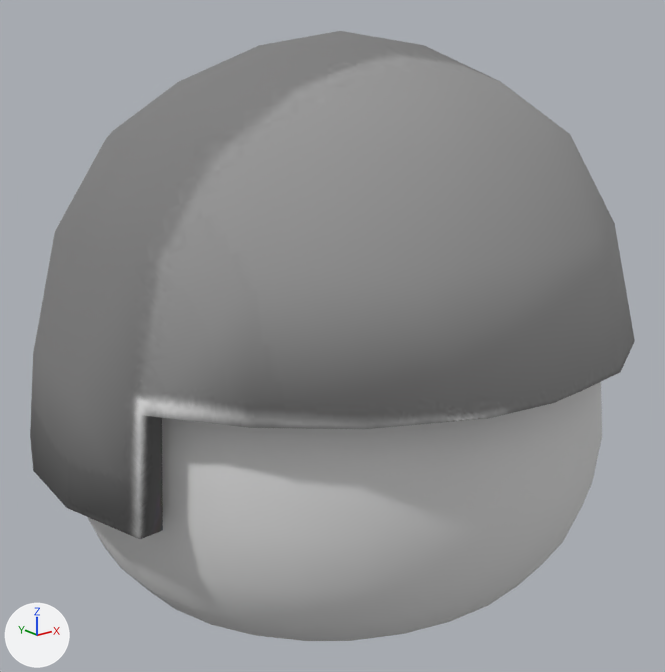
One commit to the glTF model public/Slime_01_MeltalHelmet.glb: the scene before it, then after it.
Before and after are seen from a 50 mm lens placed at (-2.633, -0.757, 0.582), pointed at (-2.026, 0.003, 0.279). Arrows for +X, +Y and +Z are at lower left; the lights stay in place. Where no turn or scale is listed for an object, it has been applied to the vertices.

The scene before the commit, as lines of its bpy script (objects in view):
```python
me_metalhelmet = bpy.data.meshes.new('MetalHelmet')
me_metalhelmet.from_pydata(...)  # 112 vertices, 199 faces; spans x -0.338..0.338, y -0.309..0.317, z -0.111..0.3
me_metalhelmet.materials.append(mat_hat)  # picture img_protectivehat_jpg
me_slime_01 = bpy.data.meshes.new('Slime_01')
me_slime_01.from_pydata(...)  # 527 vertices, 1024 faces; spans x -0.3..0.3, y -0.283..0.281, z 0.0..0.49
# faces by material slot: [960, 64]
me_slime_01.materials.append(mat_slime1_white)  # light grey #dbdbdb
me_slime_01.materials.append(mat_face_2)
ob_metalhelmet = bpy.data.objects.new('MetalHelmet', me_metalhelmet)
ob_metalhelmet.location = (-2.018, 0.0, 0.298)
ob_slime_01 = bpy.data.objects.new('Slime_01', me_slime_01)
ob_slime_01.location = (-2.018, 0.0, 0.0)
ob_slime_01.rotation_euler = (0.0, 0.0, 3.142)  # degrees (0, 0, 180)
```
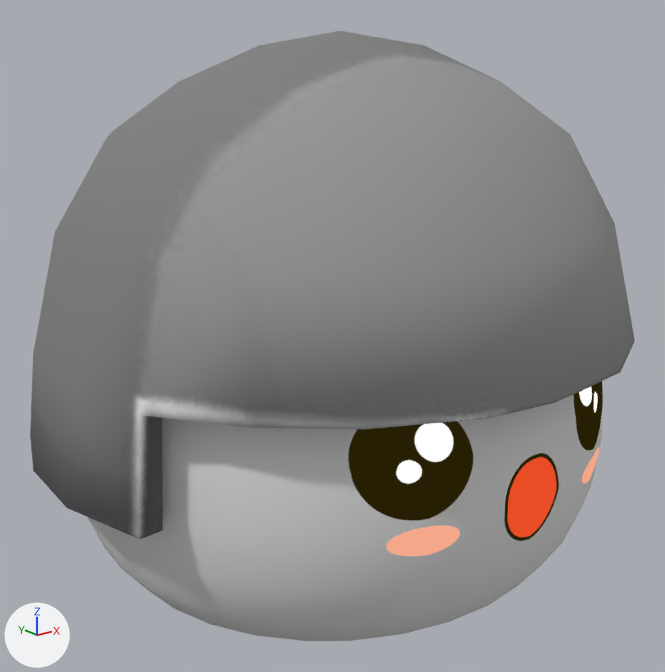
The newer file is also turned or shifted as a whole; pictures and numbers use the older file's frame.

The edits, one by one:
Object 'Slime_01' (ob_slime_01) turns from (0, 0, 180) to (0, 0, 0) degrees about x, y and z.

Pixel boxes (x1, y1, x2, y2) of what changed, in the pictures (665 x 672 px):
'Slime_01', turned
    before: (87, 382, 602, 641)
    after: (87, 381, 603, 641)
